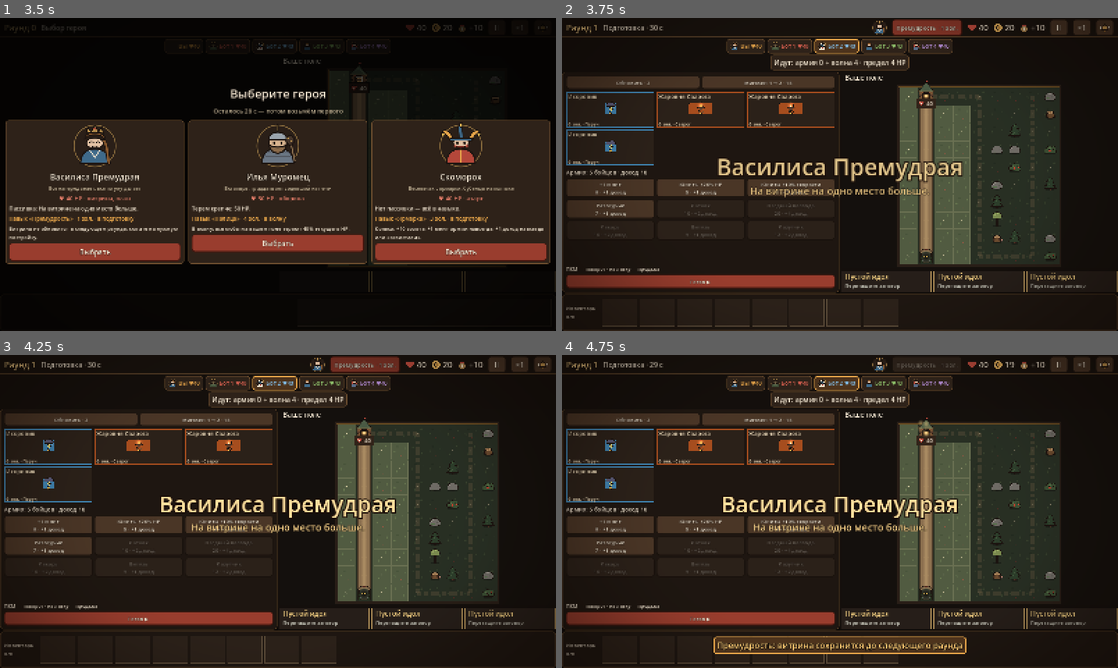
Above: before the commit, frames 1-4 (two rows, left to right).
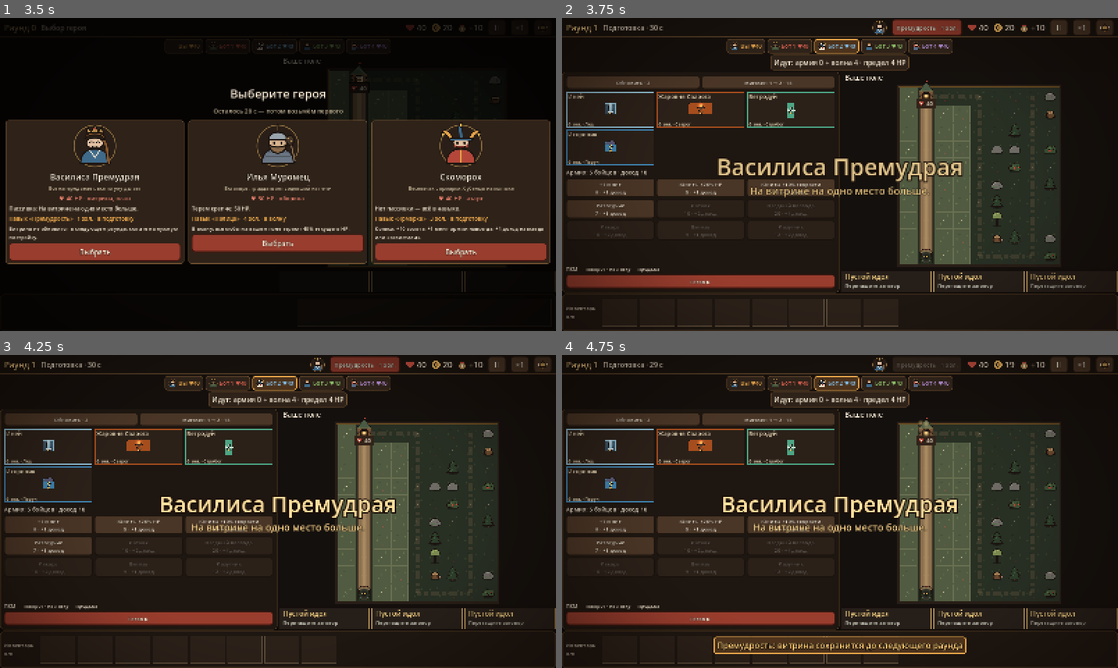
Above: after the commit, the same moments.

Repository: mewin1/godot-game
Game: Godot game, scene res://scenes/main_menu.tscn
The game is run twice, just before and just after one commit, with the same random seed, the same clock (stepped at 60 frames per second) and the same inputs.
Inputs (mouse positions are in pixels of both pictures, inside the frame that each line leads up to):
- Up to frame 1 (3.5 s): click "Играть" at 0.5 s; click "II" at 1.25 s; click "×1" at 2 s; click (544, 27) at 2.77 s
- Up to frame 2 (3.75 s): click "Выбрать" at 3.5 s
- Up to frame 3 (4.25 s): no input
- Up to frame 4 (4.75 s): click "Премудрость · 1 зол." at 4.25 s

Frame 1 is identical in both runs. In frame 2, 0.7% of the frame differs, in the area x 0-49%, y 23-36%; in frame 3, 0.7%; in frame 4, 0.7%.

Commit message:
Добавить холод, заморозку и физические реакции двух богов

Diff:
--- a/data/game_config.tres
+++ b/data/game_config.tres
@@ -102,11 +102,23 @@
 [ext_resource type="Resource" path="res://data/reactions/steam.tres" id="reaction_steam"]
 [ext_resource type="Resource" path="res://data/reactions/roast.tres" id="reaction_roast"]
 
+[ext_resource type="Resource" path="res://data/reactions/melt.tres" id="reaction_melt"]
+[ext_resource type="Resource" path="res://data/reactions/freeze.tres" id="reaction_freeze"]
+[ext_resource type="Resource" path="res://data/reactions/shatter.tres" id="reaction_shatter"]
+[ext_resource type="Resource" path="res://data/reactions/execute.tres" id="reaction_execute"]
+
+[ext_resource type="Resource" path="res://data/towers/rime.tres" id="new_rime"]
+[ext_resource type="Resource" path="res://data/towers/glacier.tres" id="new_glacier"]
+[ext_resource type="Resource" path="res://data/towers/ice_lance.tres" id="new_ice_lance"]
+[ext_resource type="Resource" path="res://data/towers/bolt.tres" id="new_bolt"]
+[ext_resource type="Resource" path="res://data/towers/war_engine.tres" id="new_war_engine"]
+[ext_resource type="Resource" path="res://data/towers/war_rocket.tres" id="new_war_rocket"]
+
 [resource]
 script = ExtResource("1_script")
-reactions = Array[ExtResource("reaction_type")]([ExtResource("reaction_steam"), ExtResource("reaction_roast")])
+reactions = Array[ExtResource("reaction_type")]([ExtResource("reaction_steam"), ExtResource("reaction_roast"), ExtResource("reaction_melt"), ExtResource("reaction_freeze"), ExtResource("reaction_shatter"), ExtResource("reaction_execute")])
 board = ExtResource("2_ext")
-towers = Array[ExtResource("5_ext")]([ExtResource("new_spark …(122 unchanged characters)… ce("new_gale"), ExtResource("new_water")])
+towers = Array[ExtResource("5_ext")]([ExtResource("new_spark …(122 unchanged characters)… ce("new_gale"), ExtResource("new_water"), ExtResource("new_rime"), ExtResource("new_glacier"), ExtResource("new_ice_lance"), ExtResource("new_bolt"), ExtResource("new_war_engine"), ExtResource("new_war_rocket")])
 send_buffs = Array[ExtResource("6_ext")]([ExtResource("13_ext"), ExtResource("14_ext"), ExtResource("15_ext"), ExtResource("16_ext"), ExtResource("17_ext"), ExtResource("18_ext"), ExtResource("19_ext"), ExtResource("20_ext"), ExtResource("21_ext"), ExtResource("22_ext"), ExtResource("23_ext")])
 wave_mob = ExtResource("3_ext")
 army_mob = ExtResource("4_ext")
--- /dev/null
+++ b/data/reactions/execute.tres
@@ -0,0 +1,13 @@
+[gd_resource type="Resource" script_class="ReactionData" format=3]
+[ext_resource type="Script" path="res://src/sim/data/reaction_data.gd" id="1"]
+[resource]
+script = ExtResource("1")
+id = &"execute"
+incoming = &"physical"
+required = &""
+consume = Array[StringName]([])
+damage_percent = 140
+stun_ticks = 0
+freeze_ticks = 0
+suppress_status = false
+minimum_statuses = 2
--- /dev/null
+++ b/data/reactions/freeze.tres
@@ -0,0 +1,13 @@
+[gd_resource type="Resource" script_class="ReactionData" format=3]
+[ext_resource type="Script" path="res://src/sim/data/reaction_data.gd" id="1"]
+[resource]
+script = ExtResource("1")
+id = &"freeze"
+incoming = &"ice"
+required = &"wet"
+consume = Array[StringName]([&"wet", &"cold"])
+damage_percent = 100
+stun_ticks = 0
+freeze_ticks = 30
+suppress_status = true
+minimum_statuses = 0
--- /dev/null
+++ b/data/reactions/melt.tres
@@ -0,0 +1,13 @@
+[gd_resource type="Resource" script_class="ReactionData" format=3]
+[ext_resource type="Script" path="res://src/sim/data/reaction_data.gd" id="1"]
+[resource]
+script = ExtResource("1")
+id = &"melt"
+incoming = &"ice"
+required = &"burn"
+consume = Array[StringName]([&"burn", &"cold", &"frozen"])
+damage_percent = 150
+stun_ticks = 0
+freeze_ticks = 0
+suppress_status = true
+minimum_statuses = 0
--- /dev/null
+++ b/data/reactions/shatter.tres
@@ -0,0 +1,13 @@
+[gd_resource type="Resource" script_class="ReactionData" format=3]
+[ext_resource type="Script" path="res://src/sim/data/reaction_data.gd" id="1"]
+[resource]
+script = ExtResource("1")
+id = &"shatter"
+incoming = &"physical"
+required = &"frozen"
+consume = Array[StringName]([&"frozen"])
+damage_percent = 150
+stun_ticks = 8
+freeze_ticks = 0
+suppress_status = false
+minimum_statuses = 0
--- /dev/null
+++ b/data/towers/bolt.tres
@@ -0,0 +1,15 @@
+[gd_resource type="Resource" script_class="TowerData" format=3]
+[ext_resource type="Script" path="res://src/sim/data/tower_data.gd" id="1"]
+[resource]
+script = ExtResource("1")
+id = &"bolt"
+display_name = "Самострел"
+god = &"war"
+school = &"war"
+tags = Array[StringName]([&"physical"])
+tier = 1
+shape = Array[Vector2i]([Vector2i(0, 0)])
+damage = 18
+cooldown_ticks = 20
+range_milli = 2600
+description = "Механизм: прямой физический урон. По двум статусам — добивание ×1.4."
--- /dev/null
+++ b/data/towers/glacier.tres
@@ -0,0 +1,19 @@
+[gd_resource type="Resource" script_class="TowerData" format=3]
+[ext_resource type="Script" path="res://src/sim/data/tower_data.gd" id="1"]
+[resource]
+script = ExtResource("1")
+id = &"glacier"
+display_name = "Ледник"
+god = &"ice"
+school = &"ice"
+tags = Array[StringName]([&"ice"])
+tier = 2
+shape = Array[Vector2i]([Vector2i(0, 0), Vector2i(1, 0)])
+damage = 18
+cooldown_ticks = 24
+range_milli = 2700
+description = "Усилитель: холод по группе. Вода останавливает, огонь даёт таяние."
+cold_ticks = 80
+cold_slow_percent = 30
+splash_radius_milli = 1000
+splash_percent = 70
--- /dev/null
+++ b/data/towers/ice_lance.tres
@@ -0,0 +1,17 @@
+[gd_resource type="Resource" script_class="TowerData" format=3]
+[ext_resource type="Script" path="res://src/sim/data/tower_data.gd" id="1"]
+[resource]
+script = ExtResource("1")
+id = &"ice_lance"
+display_name = "Ледяное копьё"
+god = &"ice"
+school = &"ice"
+tags = Array[StringName]([&"ice"])
+tier = 3
+shape = Array[Vector2i]([Vector2i(0, 0), Vector2i(1, 0)])
+damage = 65
+cooldown_ticks = 36
+range_milli = 3200
+description = "Финишер: по горящей цели урон ×1.5, горение и холод поглощаются."
+cold_ticks = 40
+cold_slow_percent = 25
--- /dev/null
+++ b/data/towers/rime.tres
@@ -0,0 +1,17 @@
+[gd_resource type="Resource" script_class="TowerData" format=3]
+[ext_resource type="Script" path="res://src/sim/data/tower_data.gd" id="1"]
+[resource]
+script = ExtResource("1")
+id = &"rime"
+display_name = "Иней"
+god = &"ice"
+school = &"ice"
+tags = Array[StringName]([&"ice"])
+tier = 1
+shape = Array[Vector2i]([Vector2i(0, 0)])
+damage = 8
+cooldown_ticks = 16
+range_milli = 2500
+description = "Зачинщик: холод на 3 с, замедление 20%. По мокрой цели — заморозка."
+cold_ticks = 60
+cold_slow_percent = 20
--- /dev/null
+++ b/data/towers/war_engine.tres
@@ -0,0 +1,16 @@
+[gd_resource type="Resource" script_class="TowerData" format=3]
+[ext_resource type="Script" path="res://src/sim/data/tower_data.gd" id="1"]
+[resource]
+script = ExtResource("1")
+id = &"war_engine"
+display_name = "Осадный станок"
+god = &"war"
+school = &"war"
+tags = Array[StringName]([&"physical"])
+tier = 2
+shape = Array[Vector2i]([Vector2i(0, 0), Vector2i(1, 0)])
+damage = 28
+cooldown_ticks = 26
+range_milli = 2800
+description = "Усилитель: физический залп по двум целям. Раскалывает замороженных."
+targets_per_shot = 2
--- /dev/null
+++ b/data/towers/war_rocket.tres
@@ -0,0 +1,17 @@
+[gd_resource type="Resource" script_class="TowerData" format=3]
+[ext_resource type="Script" path="res://src/sim/data/tower_data.gd" id="1"]
+[resource]
+script = ExtResource("1")
+id = &"war_rocket"
+display_name = "Ракетница"
+god = &"war"
+school = &"war"
+tags = Array[StringName]([&"physical"])
+tier = 3
+shape = Array[Vector2i]([Vector2i(0, 0), Vector2i(1, 0)])
+damage = 80
+cooldown_ticks = 44
+range_milli = 3200
+description = "Финишер: взрыв, раскол ×1.5 и оглушение либо добивание по двум статусам."
+splash_radius_milli = 1000
+splash_percent = 50
--- /dev/null
+++ b/data/visuals/towers/bolt.tres
@@ -0,0 +1,16 @@
+[gd_resource type="Resource" script_class="TowerVisual" load_steps=3 format=3]
+
+[ext_resource type="Script" path="res://src/view/visuals/tower_visual.gd" id="1_script"]
+[ext_resource type="Texture2D" path="res://assets/towers/mech_1.svg" id="2_icon"]
+
+[resource]
+script = ExtResource("1_script")
+tower_id = &"bolt"
+icon = ExtResource("2_icon")
+icon_scale = 1.15
+plate_color = Color(0.35, 0.27, 0.19, 1)
+plate_edge_color = Color(0.72, 0.58, 0.36, 1)
+projectile = 2
+projectile_color = Color(0.92, 0.86, 0.72, 1)
+projectile_seconds = 0.1
+impact_color = Color(0.95, 0.85, 0.6, 1)
--- /dev/null
+++ b/data/visuals/towers/glacier.tres
@@ -0,0 +1,16 @@
+[gd_resource type="Resource" script_class="TowerVisual" load_steps=3 format=3]
+
+[ext_resource type="Script" path="res://src/view/visuals/tower_visual.gd" id="1_script"]
+[ext_resource type="Texture2D" path="res://assets/towers/ice_2.svg" id="2_icon"]
+
+[resource]
+script = ExtResource("1_script")
+tower_id = &"glacier"
+icon = ExtResource("2_icon")
+icon_scale = 1.3
+plate_color = Color(0.19, 0.29, 0.4, 1)
+plate_edge_color = Color(0.66, 0.85, 0.94, 1)
+projectile = 1
+projectile_color = Color(0.85, 0.96, 1.0, 1)
+projectile_seconds = 0.14
+impact_color = Color(0.7, 0.9, 1.0, 1)
--- /dev/null
+++ b/data/visuals/towers/ice_lance.tres
@@ -0,0 +1,16 @@
+[gd_resource type="Resource" script_class="TowerVisual" load_steps=3 format=3]
+
+[ext_resource type="Script" path="res://src/view/visuals/tower_visual.gd" id="1_script"]
+[ext_resource type="Texture2D" path="res://assets/towers/morozko.svg" id="2_icon"]
+
+[resource]
+script = ExtResource("1_script")
+tower_id = &"ice_lance"
+icon = ExtResource("2_icon")
+icon_scale = 1.2
+plate_color = Color(0.184, 0.290, 0.361, 1)
+plate_edge_color = Color(0.561, 0.722, 0.788, 1)
+projectile = 1
+projectile_color = Color(0.561, 0.722, 0.788, 1)
+projectile_seconds = 0.14
+impact_color = Color(0.561, 0.722, 0.788, 1)
--- /dev/null
+++ b/data/visuals/towers/rime.tres
@@ -0,0 +1,16 @@
+[gd_resource type="Resource" script_class="TowerVisual" load_steps=3 format=3]
+
+[ext_resource type="Script" path="res://src/view/visuals/tower_visual.gd" id="1_script"]
+[ext_resource type="Texture2D" path="res://assets/towers/ice_1.svg" id="2_icon"]
+
+[resource]
+script = ExtResource("1_script")
+tower_id = &"rime"
+icon = ExtResource("2_icon")
+icon_scale = 1.05
+plate_color = Color(0.21, 0.3, 0.37, 1)
+plate_edge_color = Color(0.56, 0.74, 0.82, 1)
+projectile = 1
+projectile_color = Color(0.82, 0.94, 1.0, 1)
+projectile_seconds = 0.14
+impact_color = Color(0.7, 0.9, 1.0, 1)
--- /dev/null
+++ b/data/visuals/towers/war_engine.tres
@@ -0,0 +1,16 @@
+[gd_resource type="Resource" script_class="TowerVisual" load_steps=3 format=3]
+
+[ext_resource type="Script" path="res://src/view/visuals/tower_visual.gd" id="1_script"]
+[ext_resource type="Texture2D" path="res://assets/towers/mech_2.svg" id="2_icon"]
+
+[resource]
+script = ExtResource("1_script")
+tower_id = &"war_engine"
+icon = ExtResource("2_icon")
+icon_scale = 1.35
+plate_color = Color(0.33, 0.26, 0.19, 1)
+plate_edge_color = Color(0.86, 0.68, 0.38, 1)
+projectile = 2
+projectile_color = Color(0.95, 0.85, 0.6, 1)
+projectile_seconds = 0.1
+impact_color = Color(1.0, 0.85, 0.5, 1)
--- /dev/null
+++ b/data/visuals/towers/war_rocket.tres
@@ -0,0 +1,16 @@
+[gd_resource type="Resource" script_class="TowerVisual" load_steps=3 format=3]
+
+[ext_resource type="Script" path="res://src/view/visuals/tower_visual.gd" id="1_script"]
+[ext_resource type="Texture2D" path="res://assets/towers/rocket.svg" id="2_icon"]
+
+[resource]
+script = ExtResource("1_script")
+tower_id = &"war_rocket"
+icon = ExtResource("2_icon")
+icon_scale = 1.3
+plate_color = Color(0.227, 0.259, 0.314, 1)
+plate_edge_color = Color(0.910, 0.353, 0.290, 1)
+projectile = 2
+projectile_color = Color(0.910, 0.353, 0.290, 1)
+projectile_seconds = 0.14
+impact_color = Color(0.910, 0.353, 0.290, 1)
--- a/data/visuals/visual_catalog.tres
+++ b/data/visuals/visual_catalog.tres
@@ -60,6 +60,13 @@
 
 [ext_resource type="Resource" path="res://data/visuals/towers/water.tres" id="new_water"]
 
+[ext_resource type="Resource" path="res://data/visuals/towers/rime.tres" id="new_rime"]
+[ext_resource type="Resource" path="res://data/visuals/towers/glacier.tres" id="new_glacier"]
+[ext_resource type="Resource" path="res://data/visuals/towers/ice_lance.tres" id="new_ice_lance"]
+[ext_resource type="Resource" path="res://data/visuals/towers/bolt.tres" id="new_bolt"]
+[ext_resource type="Resource" path="res://data/visuals/towers/war_engine.tres" id="new_war_engine"]
+[ext_resource type="Resource" path="res://data/visuals/towers/war_rocket.tres" id="new_war_rocket"]
+
 [sub_resource type="Resource" id="field_style"]
 script = ExtResource("2_field")
 grass_textures = Array[Texture2D]([ExtResource("14_r"), ExtResource("15_r"), ExtResource("16_r")])
@@ -69,8 +76,9 @@
 heart_icon = ExtResource("25_r")
 star_icon = ExtResource("26_r")
 
+
 [resource]
 script = ExtResource("1_script")
-towers = Array[ExtResource("2_tower")]([ExtResource("3_r"),  …(715 unchanged characters)… ce("new_gale"), ExtResource("new_water")])
+towers = Array[ExtResource("2_tower")]([ExtResource("3_r"),  …(715 unchanged characters)… ce("new_gale"), ExtResource("new_water"), ExtResource("new_rime"), ExtResource("new_glacier"), ExtResource("new_ice_lance"), ExtResource("new_bolt"), ExtResource("new_war_engine"), ExtResource("new_war_rocket")])
 mobs = Array[ExtResource("2_mob")]([ExtResource("9_r"), ExtResource("10_r"), ExtResource("11_r"), ExtResource("12_r"),  …(258 unchanged characters)…
 field = SubResource("field_style")
--- a/src/sim/data/reaction_data.gd
+++ b/src/sim/data/reaction_data.gd
@@ -9,3 +9,5 @@
 @export var damage_percent: int = 100
 @export var stun_ticks: int = 0
 @export var suppress_status: bool = false
+@export var minimum_statuses: int = 0
+@export var freeze_ticks: int = 0
--- a/src/sim/data/tower_data.gd
+++ b/src/sim/data/tower_data.gd
@@ -9,6 +9,8 @@
 @export var school: StringName = &""
 ## Божество; пусто у прежних построек. Основные эффекты не требуют идола.
 @export var god: StringName = &""
+@export var cold_ticks: int = 0
+@export var cold_slow_percent: int = 0
 @export var wet_ticks: int = 0
 @export var wet_ticks_per_level: int = 0
 @export var burn_percent: int = 0
--- a/src/sim/divine_combat.gd
+++ b/src/sim/divine_combat.gd
@@ -110,6 +110,8 @@
 		for status: StringName in reaction.consume:
 			mob.remove_status(status)
 		mob.stun_ticks_left = maxi(mob.stun_ticks_left, reaction.stun_ticks)
+		if reaction.freeze_ticks > 0 and mob.can_apply_status(&"frozen"):
+			mob.freeze_ticks_left = maxi(mob.freeze_ticks_left, reaction.freeze_ticks)
 		field.effect_played.emit(reaction.id, mob)
 	var was_burning: bool = mob.burn_ticks_left > 0
 	if was_burning:
@@ -133,6 +135,11 @@
 		var burn: int = maxi(1, field.get_tower_damage(tower) * percent / 100)
 		mob.burn_damage = maxi(mob.burn_damage, burn)
 		mob.burn_ticks_left = maxi(mob.burn_ticks_left, tower.data.burn_ticks)
+	if tower.data.cold_ticks > 0 and mob.is_alive() \
+			and (reaction == null or not reaction.suppress_status) \
+			and (mob.can_apply_status(&"cold") or mob.freeze_ticks_left > 0):
+		mob.cold_ticks_left = maxi(mob.cold_ticks_left, tower.data.cold_ticks)
+		mob.cold_slow_percent = maxi(mob.cold_slow_percent, tower.data.cold_slow_percent)
 	if tower.data.god == &"perun":
 		if field.config.chain_chance_percent < 0:
 			_charge(field, tower, mob, damage)
--- a/src/sim/field_state.gd
+++ b/src/sim/field_state.gd
@@ -358,6 +358,7 @@
 		hasher.add_many([mob.id, mob.hp, mob.progress, mob.slow_percent, mob.slow_ticks_left,
 				mob.shield_left, mob.heal_cooldown, mob.heal_window_ticks,
 				mob.heal_window_percent, mob.speed, mob.armor, mob.max_hp,
+				mob.cold_ticks_left, mob.cold_slow_percent, mob.freeze_ticks_left,
 				mob.stun_ticks_left, mob.sender_index, mob.wet_ticks_left, mob.charges, mob.charge_ticks_left, mob.burn_damage,
 				mob.burn_ticks_left, mob.burn_cooldown, mob.wind_slow_percent, mob.wind_boost_percent])
 		hasher.add_string(mob.data.id)
--- a/src/sim/mob_state.gd
+++ b/src/sim/mob_state.gd
@@ -31,6 +31,9 @@
 var heal_window_percent: int = 0
 ## Юнит злой армии (для отображения; HP уже учтено при создании).
 var is_angry: bool = false
+var cold_ticks_left: int = 0
+var cold_slow_percent: int = 0
+var freeze_ticks_left: int = 0
 var stun_ticks_left: int = 0
 var wet_ticks_left: int = 0
 var charges: int = 0
@@ -82,15 +85,21 @@
 
 
 func current_speed() -> int:
-	if stun_ticks_left > 0:
+	if stun_ticks_left > 0 or freeze_ticks_left > 0:
 		return 0
-	return speed * (100 - maxi(slow_percent, wind_slow_percent) + wind_boost_percent) / 100
+	var cold: int = cold_slow_percent if cold_ticks_left > 0 else 0
+	return speed * (100 - maxi(maxi(slow_percent, cold), wind_slow_percent) \
+			+ wind_boost_percent) / 100
 
 
 ## Сдвигает моба по пути на один тик.
 func advance() -> void:
 	previous_progress = progress
 	progress += current_speed()
+	if freeze_ticks_left > 0:
+		freeze_ticks_left -= 1
+	if cold_ticks_left > 0:
+		cold_ticks_left -= 1
 	if stun_ticks_left > 0:
 		stun_ticks_left -= 1
 	if slow_ticks_left > 0:
@@ -108,12 +117,20 @@
 		result.append(&"burn")
 	if charge_ticks_left > 0:
 		result.append(&"charge")
+	if freeze_ticks_left > 0:
+		result.append(&"frozen")
+	elif cold_ticks_left > 0:
+		result.append(&"cold")
 	return result
 
 
 ## Удаляет статус вместе с накопленной силой.
 func remove_status(tag: StringName) -> void:
 	match tag:
+		&"cold", &"frozen":
+			cold_ticks_left = 0
+			freeze_ticks_left = 0
+			cold_slow_percent = 0
 		&"wet":
 			wet_ticks_left = 0
 		&"burn":
--- a/src/sim/reaction_resolver.gd
+++ b/src/sim/reaction_resolver.gd
@@ -6,6 +6,7 @@
 static func resolve(incoming: StringName, statuses: Array[StringName],
 		rules: Array[ReactionData]) -> ReactionData:
 	for rule: ReactionData in rules:
-		if rule.incoming == incoming and statuses.has(rule.required):
+		if rule.incoming == incoming and statuses.size() >= rule.minimum_statuses \
+				and (rule.required == &"" or statuses.has(rule.required)):
 			return rule
 	return null
--- a/src/ui/idol_slot.gd
+++ b/src/ui/idol_slot.gd
@@ -38,6 +38,12 @@
 ## Одинаковые отображаемые имена в идолах и карточках лавки.
 static func god_name(god: StringName) -> String:
 	match god:
+		&"ice":
+			return "Лёд"
+		&"war":
+			return "Бог войны"
+		&"curse":
+			return "Чернобог"
 		&"perun":
 			return "Перун"
 		&"svarog":
--- a/tests/unit/test_divine_rework.gd
+++ b/tests/unit/test_divine_rework.gd
@@ -46,8 +46,8 @@
 	return mob
 
 
-func test_current_content_has_four_powers_and_seven_towers() -> void:
-	assert_eq(_config.towers.size(), 7)
+func test_current_content_preserves_army_and_three_empty_idols() -> void:
+	assert_eq(_config.towers.size(), 13)
 	assert_eq(_config.army_base_units, 5)
 	assert_true(_config.school_bonuses.is_empty())
 	assert_eq(_player.field.idols.size(), 3)
--- a/tests/unit/test_reactions.gd
+++ b/tests/unit/test_reactions.gd
@@ -77,3 +77,71 @@
 	DivineCombat.hit(_field, tower, _mob, 100)
 	DivineCombat.hit(_field, tower, _mob, 100)
 	assert_eq(_field.pending_kill_gold, _mob.kill_reward)
+
+
+func test_ice_alone_slows_and_charge_coexists_without_reaction() -> void:
+	_mob.charge_ticks_left = 60
+	DivineCombat.hit(_field, _tower("rime"), _mob, 100)
+	assert_eq(_mob.hp, 900)
+	assert_eq(_mob.cold_ticks_left, 60)
+	assert_eq(_mob.current_speed(), _mob.speed * 80 / 100)
+	assert_eq(_mob.status_tags().size(), 2)
+
+
+func test_wet_ice_freezes_then_physical_shatters() -> void:
+	_mob.wet_ticks_left = 60
+	DivineCombat.hit(_field, _tower("rime"), _mob, 100)
+	assert_eq(_mob.wet_ticks_left, 0)
+	assert_eq(_mob.freeze_ticks_left, 30)
+	assert_eq(_mob.current_speed(), 0)
+	DivineCombat.hit(_field, _tower("bolt"), _mob, 100)
+	assert_eq(_mob.hp, 750)
+	assert_eq(_mob.freeze_ticks_left, 0)
+	assert_eq(_mob.stun_ticks_left, 8)
+
+
+func test_melt_consumes_burn_and_cold_without_new_status() -> void:
+	_mob.burn_ticks_left = 60
+	_mob.cold_ticks_left = 60
+	DivineCombat.hit(_field, _tower("rime"), _mob, 100)
+	assert_eq(_mob.hp, 850)
+	assert_eq(_mob.status_tags().size(), 0)
+
+
+func test_physical_bridges_charge_and_cold_but_single_status_has_no_bonus() -> void:
+	_mob.charge_ticks_left = 60
+	var tower: TowerState = _tower("bolt")
+	DivineCombat.hit(_field, tower, _mob, 100)
+	assert_eq(_mob.hp, 900)
+	_mob.cold_ticks_left = 60
+	DivineCombat.hit(_field, tower, _mob, 100)
+	assert_eq(_mob.hp, 760)
+
+
+func test_frozen_refresh_does_not_use_third_slot() -> void:
+	_mob.wet_ticks_left = 60
+	_mob.charge_ticks_left = 60
+	var tower: TowerState = _tower("rime")
+	DivineCombat.hit(_field, tower, _mob, 100)
+	DivineCombat.hit(_field, tower, _mob, 100)
+	assert_eq(_mob.status_tags().size(), 2)
+	assert_gt(_mob.freeze_ticks_left, 0)
+	assert_gt(_mob.charge_ticks_left, 0)
+
+
+func test_reactions_replay_with_same_seed_produces_same_hash() -> void:
+	var other: FieldState = FieldState.new(_config, 3, 81)
+	var target: MobState = MobState.create(_config.army_mob)
+	target.hp = 1000
+	target.max_hp = 1000
+	other.mobs.append(target)
+	for id_value: String in ["water", "rime", "bolt", "spark", "brazier"]:
+		var tower: TowerState = _tower(id_value)
+		var copy: TowerState = other.add_tower(tower.data, tower.anchor, 0)
+		DivineCombat.hit(_field, tower, _mob, 25)
+		DivineCombat.hit(other, copy, target, 25)
+		var first: StateHasher = StateHasher.new()
+		var second: StateHasher = StateHasher.new()
+		_field.add_to_hash(first)
+		other.add_to_hash(second)
+		assert_eq(first.value, second.value)
Not shown, added: docs/19_elemental_reactions.md
Not shown, changed: memory/sessions/2026-10-31.md
